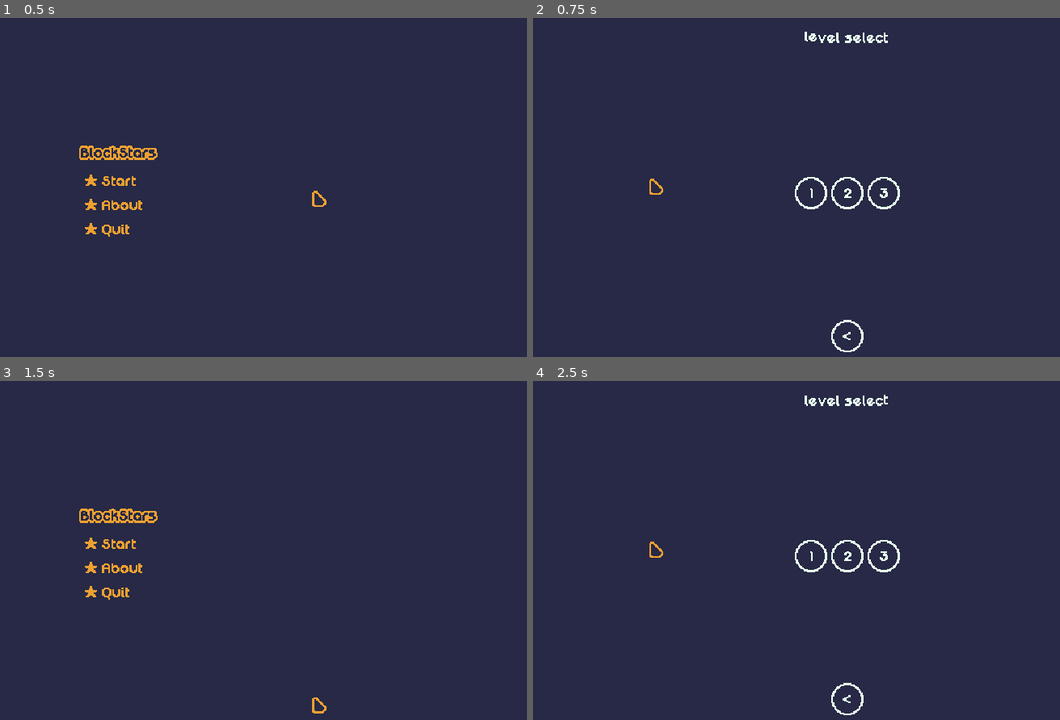
Above: before the commit, frames 1-4 (two rows, left to right).
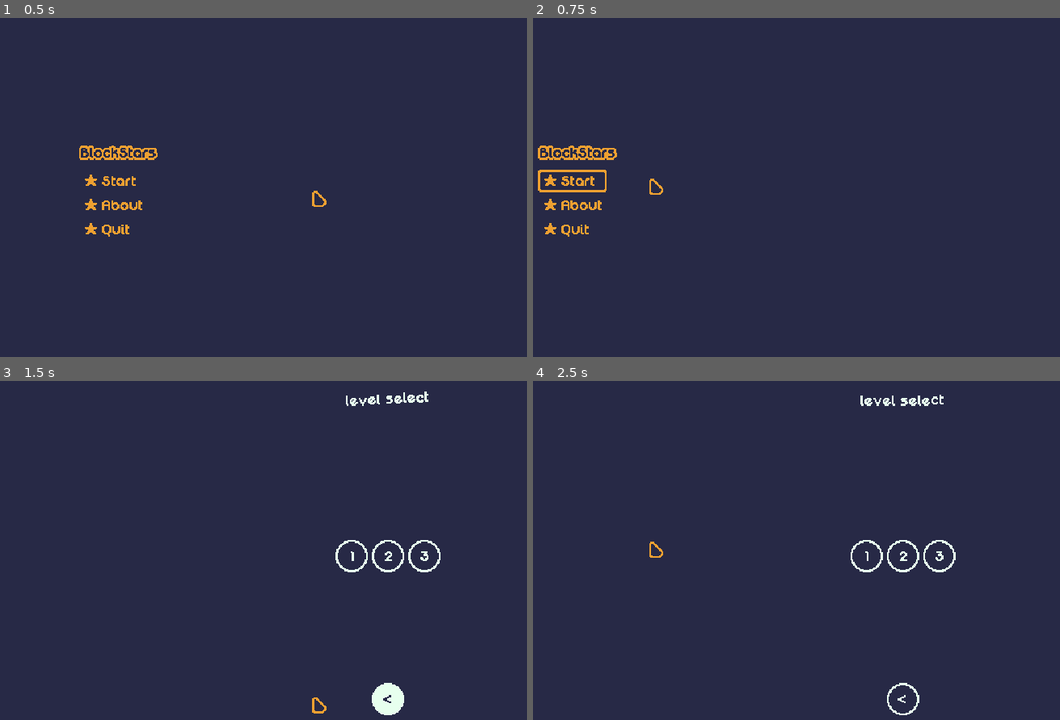
Above: after the commit, the same moments.

Repository: mrbartchak/brackeys-game-jam-2026.1
Game: Godot game, scene res://ui/screens/main_menu.tscn
Same seed, same stepped clock (60 frames per second), same inputs: the game is played once before the commit and once after it.
Inputs (mouse positions are in pixels of both pictures, inside the frame that each line leads up to):
- Up to frame 1 (0.5 s): no input
- Up to frame 2 (0.75 s): click (648, 180) at 0.5 s
- Up to frame 3 (1.5 s): click (316, 699) at 1.25 s
- Up to frame 4 (2.5 s): click (648, 543) at 2 s

Frame 1 is identical in both runs. In frame 2, 1.7% of the frame differs, in the area x 0-70%, y 4-99%; in frame 3, 1.8%, in the area x 15-84%, y 3-99%; in frame 4, 1.4%.

Commit message:
scene transition polish for no reason

Diff:
--- /dev/null
+++ b/core/transition_manager.gd
@@ -0,0 +1,43 @@
+extends CanvasLayer
+
+enum TransitionDirection { LEFT, RIGHT }
+
+var scenes: Dictionary = {
+	"main_menu": preload("res://ui/screens/main_menu.tscn"),
+	"level_select": preload("res://ui/screens/level_select.tscn"),
+	"about": preload("res://ui/screens/about.tscn")
+}
+
+func transition_to(scene_name: String, duration: float = 0.6, direction: TransitionDirection = TransitionDirection.LEFT) -> void:
+	if not scenes.has(scene_name):
+		push_error("TransitionManager: unknown scene error")
+		return
+	transition_to_packed(scenes.get(scene_name), duration, direction)
+
+func transition_to_packed(scene: PackedScene, duration: float = 0.6, direction: TransitionDirection = TransitionDirection.LEFT) -> void:
+	var scene_tree: SceneTree = get_tree()
+	var old_scene: Node = scene_tree.current_scene
+
+	var viewport_size: Vector2 = get_viewport().get_visible_rect().size
+	var transition_offset: Vector2 = _get_offset(direction, viewport_size)
+
+	var new_scene: Node = scene.instantiate()
+	scene_tree.root.add_child(new_scene)
+	new_scene.set("position", transition_offset)
+
+	var tween: Tween = create_tween().set_parallel(true)
+	tween.tween_property(old_scene, "position", -transition_offset, duration) \
+		.set_ease(tween.EASE_IN_OUT).set_trans(tween.TRANS_CUBIC)
+	tween.tween_property(new_scene, "position", Vector2.ZERO, duration) \
+		.set_ease(tween.EASE_IN_OUT).set_trans(tween.TRANS_CUBIC)
+
+	tween.chain().tween_callback(func() -> void:
+		old_scene.queue_free()
+		scene_tree.current_scene = new_scene
+	)
+
+func _get_offset(direction: TransitionDirection, size: Vector2) -> Vector2:
+	match direction:
+		TransitionDirection.LEFT: return Vector2(size.x, 0.0)
+		TransitionDirection.RIGHT: return Vector2(-size.x, 0.0)
+	return Vector2(size.x, 0.0)
--- a/project.godot
+++ b/project.godot
@@ -18,6 +18,7 @@
 
 Cursor="*res://ui/cursor/cursor.tscn"
 GameManager="*res://core/game_manager.gd"
+TransitionManager="*res://core/transition_manager.gd"
 
 [display]
 
--- a/ui/components/back_button.gd
+++ b/ui/components/back_button.gd
@@ -1,10 +1,10 @@
 class_name BackButton
 extends TextureButton
 
-@export var back_scene: PackedScene
+@export var back_scene_name: String
 
 func _ready() -> void:
 	self.pressed.connect(_on_pressed)
 
 func _on_pressed() -> void:
-	get_tree().change_scene_to_packed(back_scene)
+	TransitionManager.transition_to(back_scene_name, 0.6, TransitionManager.TransitionDirection.RIGHT)
--- a/ui/components/win_screen.tscn
+++ b/ui/components/win_screen.tscn
@@ -1,8 +1,7 @@
-[gd_scene load_steps=4 format=3 uid="uid://csb4fm2hdbikq"]
+[gd_scene load_steps=3 format=3 uid="uid://csb4fm2hdbikq"]
 
 [ext_resource type="PackedScene" uid="uid://fh6ephdx8b5i" path="res://ui/components/back_button.tscn" id="1_axpbv"]
 [ext_resource type="Texture2D" uid="uid://bmrsfka7pn13d" path="res://ui/assets/background.png" id="1_ke2im"]
-[ext_resource type="PackedScene" uid="uid://34iqac6l4mrg" path="res://ui/screens/level_select.tscn" id="3_ppdv6"]
 
 [node name="WinScreen" type="Control"]
 layout_mode = 3
@@ -57,4 +56,4 @@
 [node name="BackButton" parent="CenterContainer/VBoxContainer" instance=ExtResource("1_axpbv")]
 layout_mode = 2
 size_flags_horizontal = 4
-back_scene = ExtResource("3_ppdv6")
+back_scene_name = "level_select"
--- a/ui/screens/about.tscn
+++ b/ui/screens/about.tscn
@@ -1,8 +1,7 @@
-[gd_scene load_steps=5 format=3 uid="uid://b8blbxlhm3tsf"]
+[gd_scene load_steps=4 format=3 uid="uid://b8blbxlhm3tsf"]
 
 [ext_resource type="Texture2D" uid="uid://bjl7lxkwti3r6" path="res://ui/assets/avatar.png" id="1_2y2k4"]
 [ext_resource type="PackedScene" uid="uid://fh6ephdx8b5i" path="res://ui/components/back_button.tscn" id="2_ygndi"]
-[ext_resource type="PackedScene" uid="uid://0paxfqicjyju" path="res://ui/screens/main_menu.tscn" id="3_0ca1n"]
 
 [sub_resource type="LabelSettings" id="LabelSettings_2y2k4"]
 font_color = Color(0.92941177, 0.627451, 0.19215687, 1)
@@ -63,4 +62,4 @@
 grow_vertical = 0
 size_flags_horizontal = 4
 size_flags_vertical = 8
-back_scene = ExtResource("3_0ca1n")
+back_scene_name = "main_menu"
--- a/ui/screens/level_select.tscn
+++ b/ui/screens/level_select.tscn
@@ -1,9 +1,8 @@
-[gd_scene load_steps=5 format=3 uid="uid://34iqac6l4mrg"]
+[gd_scene load_steps=4 format=3 uid="uid://34iqac6l4mrg"]
 
 [ext_resource type="Texture2D" uid="uid://bmrsfka7pn13d" path="res://ui/assets/background.png" id="1_1n4qm"]
 [ext_resource type="PackedScene" uid="uid://fh6ephdx8b5i" path="res://ui/components/back_button.tscn" id="2_o583w"]
 [ext_resource type="PackedScene" uid="uid://2bae1rloefoj" path="res://ui/components/level_button.tscn" id="2_smnxl"]
-[ext_resource type="PackedScene" uid="uid://0paxfqicjyju" path="res://ui/screens/main_menu.tscn" id="3_s1i6o"]
 
 [node name="LevelSelect" type="Control"]
 layout_mode = 3
@@ -82,4 +81,4 @@
 
 [node name="BackButton" parent="Footer" instance=ExtResource("2_o583w")]
 layout_mode = 2
-back_scene = ExtResource("3_s1i6o")
+back_scene_name = "main_menu"
--- a/ui/screens/main_menu.gd
+++ b/ui/screens/main_menu.gd
@@ -7,8 +7,8 @@
 
 func _ready() -> void:
 	play_btn.pressed.connect(func():
-		get_tree().change_scene_to_file("res://ui/screens/level_select.tscn"))
+		TransitionManager.transition_to("level_select"))
 	about_btn.pressed.connect(func():
-		get_tree().change_scene_to_file("res://ui/screens/about.tscn"))
+		TransitionManager.transition_to("about"))
 	quit_btn.pressed.connect(func():
 		get_tree().quit())
Not shown, added: core/transition_manager.gd.uid
